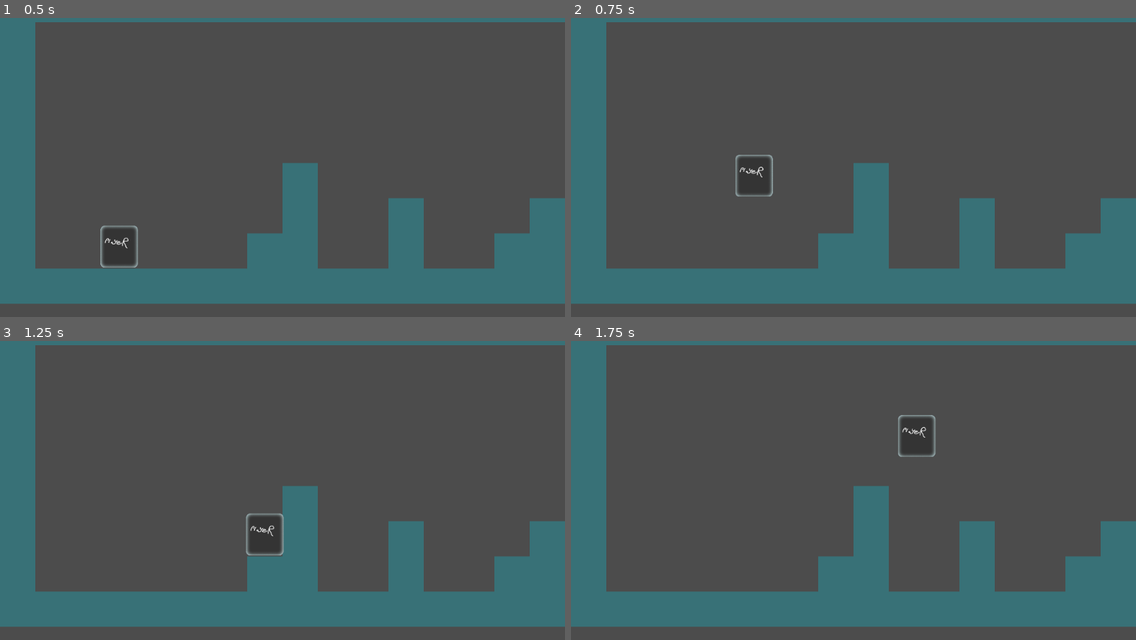
Above: before the commit, frames 1-4 (two rows, left to right).
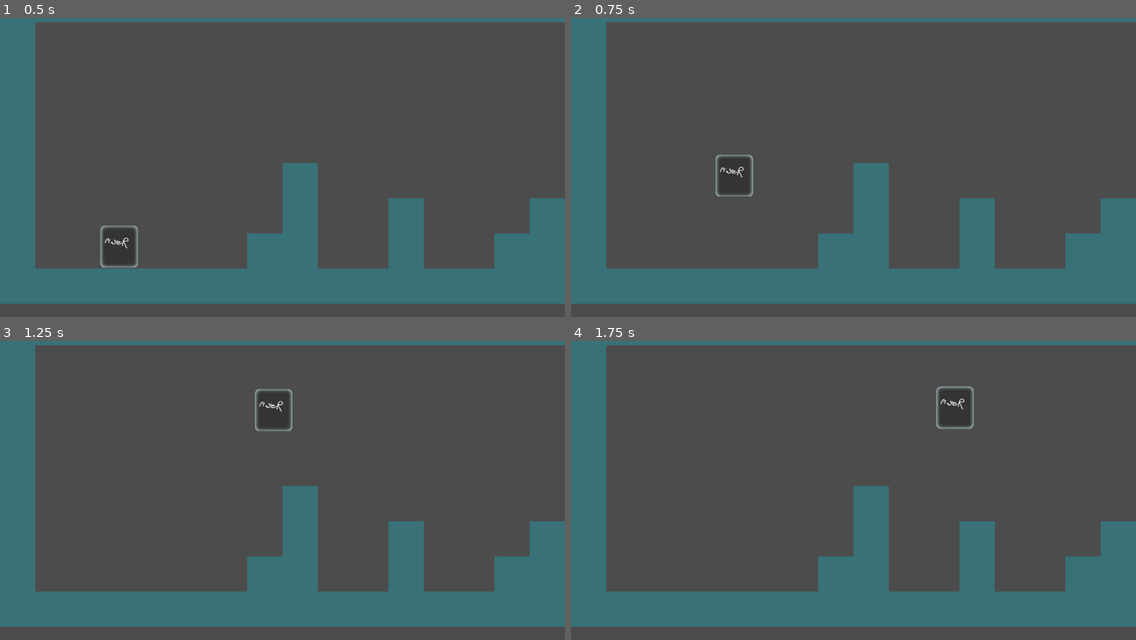
Above: after the commit, the same moments.

Repository: mohmehdi/Learning_Godot
Game: Godot game, scene res://src/Levels/TestLevel.tscn
Two runs of this game, one before a commit and one after it. Both use one fixed random seed, a clock stepped at 60 frames per second and the inputs below. The project has no main scene, so this scene is started directly.
Inputs:
- Up to frame 1 (0.5 s): no input
- Up to frame 2 (0.75 s): hold D (move_right) from 0.53 s (still down); tap Space (jump) at 0.6 s
- Up to frame 3 (1.25 s): keep holding D (move_right); tap Space (jump) at 0.77, 1.07 s
- Up to frame 4 (1.75 s): keep holding D (move_right); tap Space (jump) at 1.35, 1.52 s

Frame 1 is identical in both runs. In frame 2, 0.4% of the frame differs, in the area x 25-36%, y 45-60%; in frame 3, 0.4%, in the area x 43-52%, y 16-72%; in frame 4, 0.4%.

Commit message:
double jump added and some code cleanup #1

Diff:
--- a/Assets/src/Actors/Actor.gd
+++ b/Assets/src/Actors/Actor.gd
@@ -5,4 +5,4 @@
 
 export var gravity:= 300.0
 export var speed := Vector2(300,1000)
-var velocity := Vector2.ZERO
+var _velocity := Vector2.ZERO
--- a/Assets/src/Actors/Player.gd
+++ b/Assets/src/Actors/Player.gd
@@ -1,27 +1,37 @@
 extends Actor
 
+export var max_jump_count: int = 2
+var _jump_count :int = 2
+
 func _physics_process(delta):
-	var move_direction = get_direction()
-	velocity = calc_velocity(velocity,move_direction,speed)
-	velocity = move_and_slide(velocity,FLOOR_NORMAL)
+	var input_direction = get_input_direction()
+	_velocity = calc_velocity(_velocity,input_direction,speed)
+	_velocity = move_and_slide(_velocity,FLOOR_NORMAL)
 
-func get_direction():
-	return Vector2(
-		Input.get_action_strength("move_right")
-		-Input.get_action_strength("move_left"),
-		-1.0 if Input.is_action_just_pressed("jump") and is_on_floor() else 1.0)
+func get_input_direction():
+	var y = 1.0 #means downwards / direction of gravity
+	var x = Input.get_action_strength("move_right")-Input.get_action_strength("move_left")
+
+	if is_on_floor():
+		_jump_count = max_jump_count
+
+	if Input.is_action_just_pressed("jump") :
+		if _jump_count > 0:
+			y = -1.0
+			_jump_count-=1
+
+	return Vector2(x,y)
 
 func calc_velocity(
 	current_velocity:Vector2 ,
 	direction:Vector2 ,
 	speed:Vector2):
 
-	var new_velocity = Vector2(
-				current_velocity.x/1.2 ,
+	var out = Vector2(
+				direction.x * speed.x ,
 				current_velocity.y +gravity * get_physics_process_delta_time())
-	if direction.y <= -0.9:
-		new_velocity.y = direction.y*speed.y
-	if abs(direction.x)> 0 and abs(new_velocity.x)< speed.x :
-		new_velocity.x += direction.x*speed.x
 
-	return new_velocity
+	if direction.y == -1.0:
+		out.y = direction.y*speed.y
+
+	return out
Not shown, added: Assets/assets/character.png~
